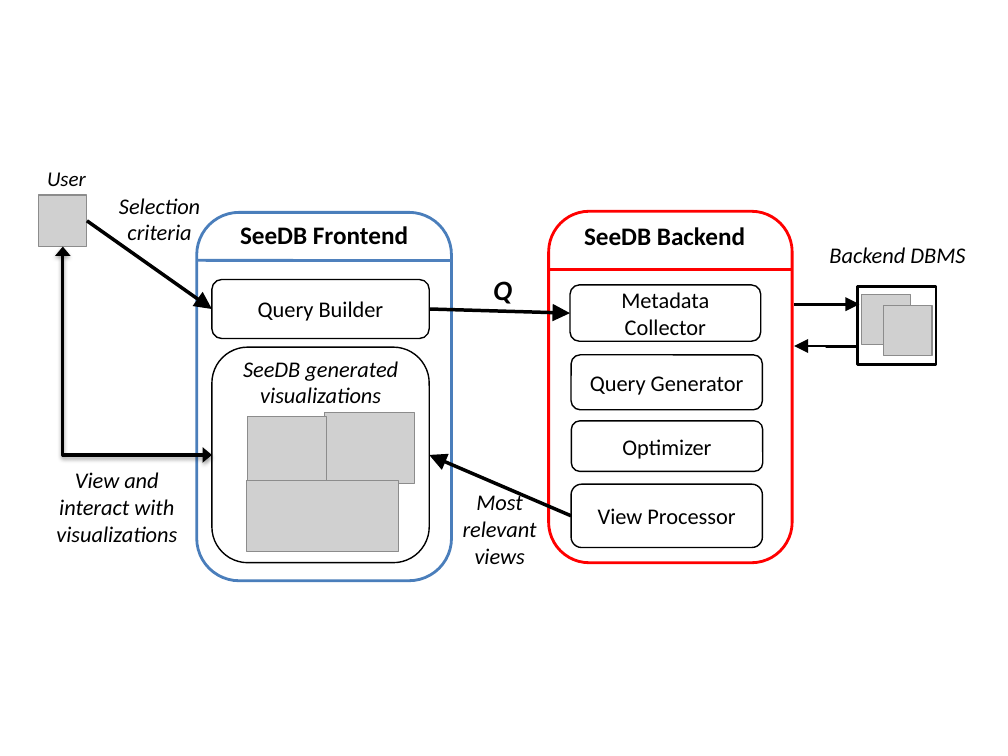
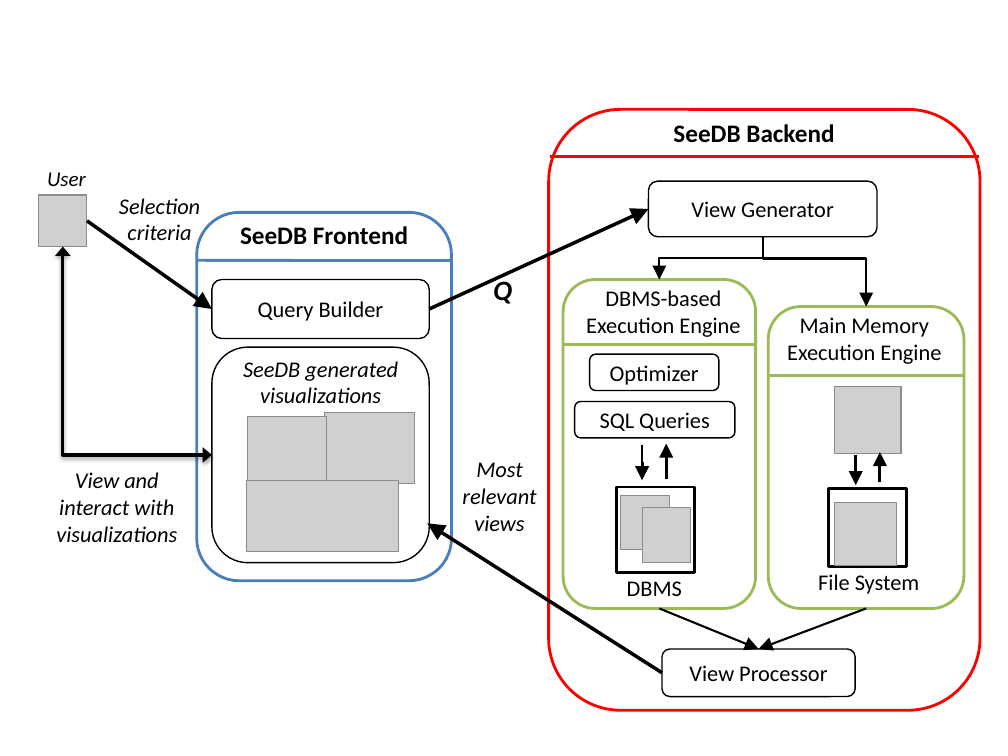
Before and after one commit to zwcode-cs/seedb, a slide deck: slide 6 of full-paper/Images/manasi-demo-figures.pptx. Drawn at 1008x756 pixels with LibreOffice and Linux fonts; fonts in the diff are those of the drawing; grey boxes stand for pictures. Boxes give left, top, right and bottom in pixels: in the first picture for what was removed or moved away, otherwise in the second. Text is boxed around its words. In the diff, an @@ line names an element or a change of style, - is before the commit and + after.

```diff
--- a/full-paper/Images/manasi-demo-figures.pptx
+++ b/full-paper/Images/manasi-demo-figures.pptx
@@ rounded rectangle: place and size @@
-rounded rectangle at <box>548,212,792,563</box>
+rounded rectangle at <box>548,110,980,711</box>
@@ text "SeeDB Backend": place and size @@
-text "SeeDB Backend" at <box>584,227,745,246</box>
+text "SeeDB Backend" at <box>673,124,834,143</box>
@@ line moved from (548, 269) - (792, 269) to (550, 156) - (979, 156) @@
@@ arrow moved from (429, 309) - (570, 313) to (429, 309) - (648, 209) @@
@@ rounded rectangle added at <box>648,181,877,237</box>, fill #FFFFFF, outline #000000 1 pt, 16 pt, text #000000 @@
+View Generator
@@ elbow arrow added from (763, 237) to (659, 279), #000000 1.5 pt @@
@@ elbow arrow added from (763, 237) to (866, 306), #000000 1.5 pt @@
@@ rounded rectangle removed at <box>570,285,760,342</box> @@
-Metadata Collector
@@ group added at <box>563,279,756,608</box>: 2 rounded rectangles, 1 line, 1 text @@
+SQL Queries
+DBMS-based Execution Engine
@@ rounded rectangle added at <box>768,306,964,609</box>, fill #FFFFFF, outline #9BBB59 2 pt @@
@@ text added at <box>787,317,941,364</box>, 16 pt, text #000000 @@
+Main Memory Execution Engine
@@ rounded rectangle removed at <box>572,355,763,410</box> @@
-Query Generator
@@ rounded rectangle "Optimizer": place and size @@
-rounded rectangle "Optimizer" at <box>572,421,763,472</box>
+rounded rectangle "Optimizer" at <box>590,354,719,390</box>
@@ line added from (768, 376) to (964, 376), #9BBB59 2 pt @@
@@ picture added at <box>835,387,901,454</box> @@
@@ elbow arrow moved from (794, 304) - (860, 304) to (642, 446) - (642, 480) @@
@@ elbow arrow moved from (858, 346) - (794, 346) to (666, 479) - (666, 444) @@
@@ text "Most relevant views": place and size @@
-text "Most relevant views" at <box>463,492,537,564</box>
+text "Most relevant views" at <box>462,462,536,531</box>
@@ elbow arrow added from (856, 455) to (856, 485), #000000 2 pt @@
@@ elbow arrow added from (880, 482) to (880, 452), #000000 2 pt @@
@@ rectangle: place and size @@
-rectangle at <box>858,286,936,364</box>
+rectangle at <box>617,487,696,573</box>
@@ picture: place and size @@
-picture at <box>862,294,911,345</box>
+picture at <box>620,495,669,549</box>
@@ picture: place and size @@
-picture at <box>883,305,931,356</box>
+picture at <box>642,508,690,562</box>
@@ rectangle added at <box>829,489,907,566</box>, fill #FFFFFF, outline #000000 2 pt @@
@@ picture added at <box>835,503,897,565</box> @@
@@ arrow moved from (572, 516) - (429, 455) to (662, 672) - (427, 523) @@
@@ text at <box>627,581,682,596</box>: text changed; italic off @@
-Backend DBMS
+DBMS
@@ text added at <box>818,574,920,594</box>, 16 pt, text #000000 @@
+File System
@@ arrow added from (659, 609) to (759, 649), #000000 1.5 pt @@
@@ arrow added from (866, 609) to (759, 649), #000000 1.5 pt @@
@@ rounded rectangle "View Processor": place and size @@
-rounded rectangle "View Processor" at <box>572,484,763,547</box>
+rounded rectangle "View Processor" at <box>662,649,856,697</box>
```
Also in this commit, not shown: 15 other files.
